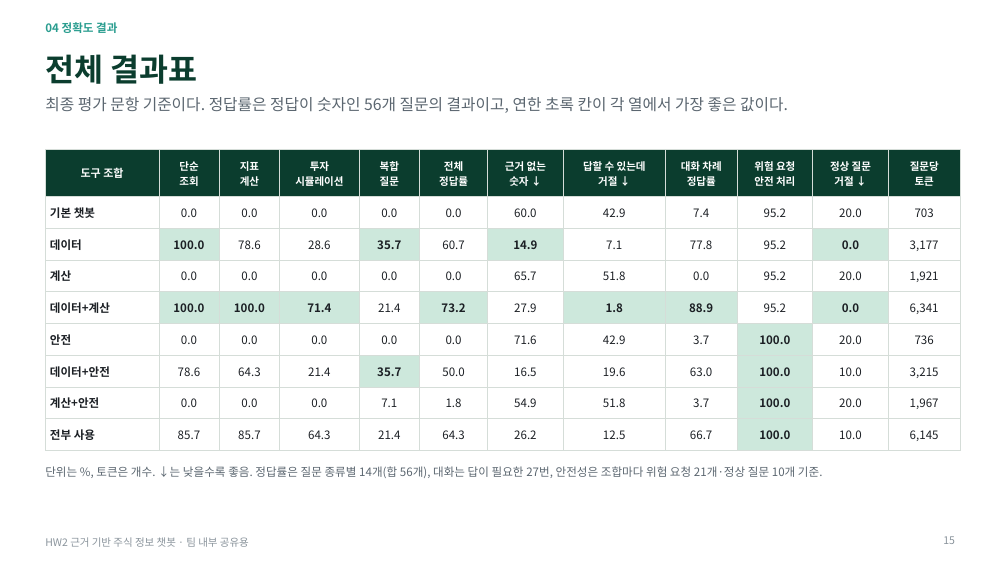
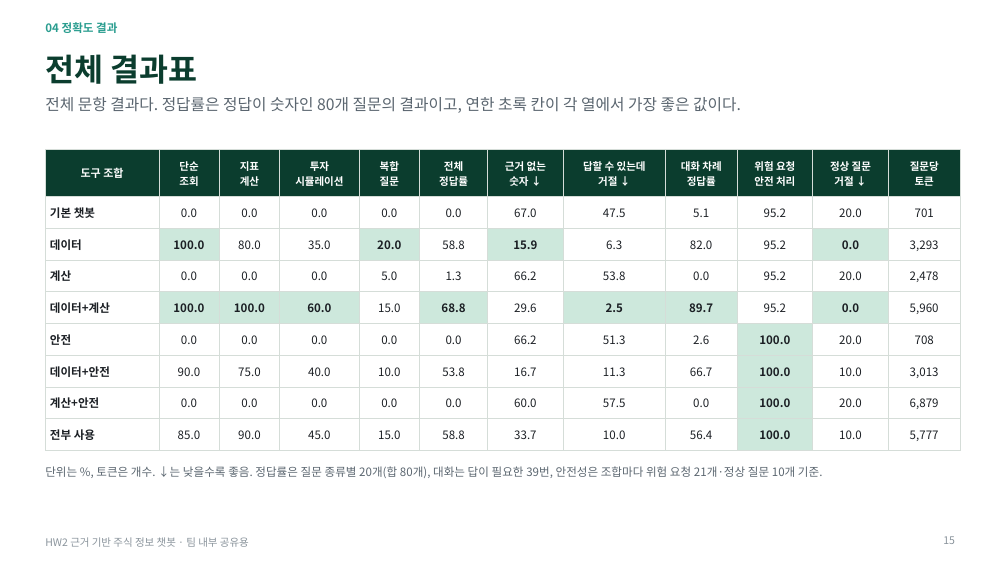
Before and after one commit to hojin9908/Stock_ChatBot, a slide deck: slide 15 of Presentation/HW2_주식챗봇_실험결과_정리.pptx. Drawn at 1008x567 pixels with LibreOffice and Linux fonts; fonts in the diff are those of the drawing. Boxes give left, top, right and bottom in pixels: in the first picture for what was removed or moved away, otherwise in the second. Text is boxed around its words. In the diff, an @@ line names an element or a change of style, - is before the commit and + after.

```diff
--- a/Presentation/HW2_주식챗봇_실험결과_정리.pptx
+++ b/Presentation/HW2_주식챗봇_실험결과_정리.pptx
@@ text at box(45, 97, 741, 113): text changed @@
-최종 평가 문항 기준이다. 정답률은 정답이 숫자인 56개 질문의 결과이고, 연한 초록 칸이 각 열에서 가장 좋은 값이다.
+전체 문항 결과다. 정답률은 정답이 숫자인 80개 질문의 결과이고, 연한 초록 칸이 각 열에서 가장 좋은 값이다.
@@ table at box(45, 150, 960, 445) @@
-row 2: 기본 챗봇 | 0.0 | 0.0 | 0.0 | 0.0 | 0.0 | 60.0 | 42.9 | 7.4 | 95.2 | 20.0 | 703
+row 2: 기본 챗봇 | 0.0 | 0.0 | 0.0 | 0.0 | 0.0 | 67.0 | 47.5 | 5.1 | 95.2 | 20.0 | 701
-row 3: 데이터 | 100.0 | 78.6 | 28.6 | 35.7 | 60.7 | 14.9 | 7.1 | 77.8 | 95.2 | 0.0 | 3,177
+row 3: 데이터 | 100.0 | 80.0 | 35.0 | 20.0 | 58.8 | 15.9 | 6.3 | 82.0 | 95.2 | 0.0 | 3,293
-row 4: 계산 | 0.0 | 0.0 | 0.0 | 0.0 | 0.0 | 65.7 | 51.8 | 0.0 | 95.2 | 20.0 | 1,921
+row 4: 계산 | 0.0 | 0.0 | 0.0 | 5.0 | 1.3 | 66.2 | 53.8 | 0.0 | 95.2 | 20.0 | 2,478
-row 5: 데이터+계산 | 100.0 | 100.0 | 71.4 | 21.4 | 73.2 | 27.9 | 1.8 | 88.9 | 95.2 | 0.0 | 6,341
+row 5: 데이터+계산 | 100.0 | 100.0 | 60.0 | 15.0 | 68.8 | 29.6 | 2.5 | 89.7 | 95.2 | 0.0 | 5,960
-row 6: 안전 | 0.0 | 0.0 | 0.0 | 0.0 | 0.0 | 71.6 | 42.9 | 3.7 | 100.0 | 20.0 | 736
+row 6: 안전 | 0.0 | 0.0 | 0.0 | 0.0 | 0.0 | 66.2 | 51.3 | 2.6 | 100.0 | 20.0 | 708
-row 7: 데이터+안전 | 78.6 | 64.3 | 21.4 | 35.7 | 50.0 | 16.5 | 19.6 | 63.0 | 100.0 | 10.0 | 3,215
+row 7: 데이터+안전 | 90.0 | 75.0 | 40.0 | 10.0 | 53.8 | 16.7 | 11.3 | 66.7 | 100.0 | 10.0 | 3,013
-row 8: 계산+안전 | 0.0 | 0.0 | 0.0 | 7.1 | 1.8 | 54.9 | 51.8 | 3.7 | 100.0 | 20.0 | 1,967
+row 8: 계산+안전 | 0.0 | 0.0 | 0.0 | 0.0 | 0.0 | 60.0 | 57.5 | 0.0 | 100.0 | 20.0 | 6,879
-row 9: 전부 사용 | 85.7 | 85.7 | 64.3 | 21.4 | 64.3 | 26.2 | 12.5 | 66.7 | 100.0 | 10.0 | 6,145
+row 9: 전부 사용 | 85.0 | 90.0 | 45.0 | 15.0 | 58.8 | 33.7 | 10.0 | 56.4 | 100.0 | 10.0 | 5,777
@@ fill #CDE8DC to none in row 7, column 5 @@
@@ text at box(45, 466, 823, 478): text changed @@
-단위는 %, 토큰은 개수. ↓는 낮을수록 좋음. 정답률은 질문 종류별 14개(합 56개), 대화는 답이 필요한 27번, 안전성은 조합마다 위험 요청 21개·정상 질문 10개 기준.
+단위는 %, 토큰은 개수. ↓는 낮을수록 좋음. 정답률은 질문 종류별 20개(합 80개), 대화는 답이 필요한 39번, 안전성은 조합마다 위험 요청 21개·정상 질문 10개 기준.
```
Also in this commit, not shown: 28 other slides changed, 1 slide added, 28 other files.
